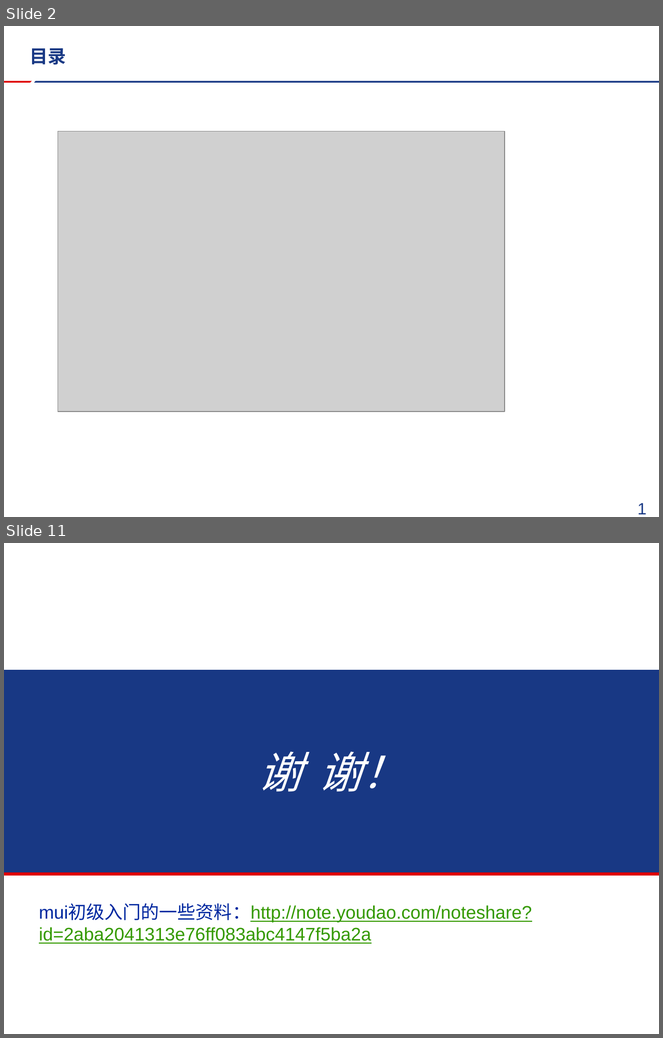
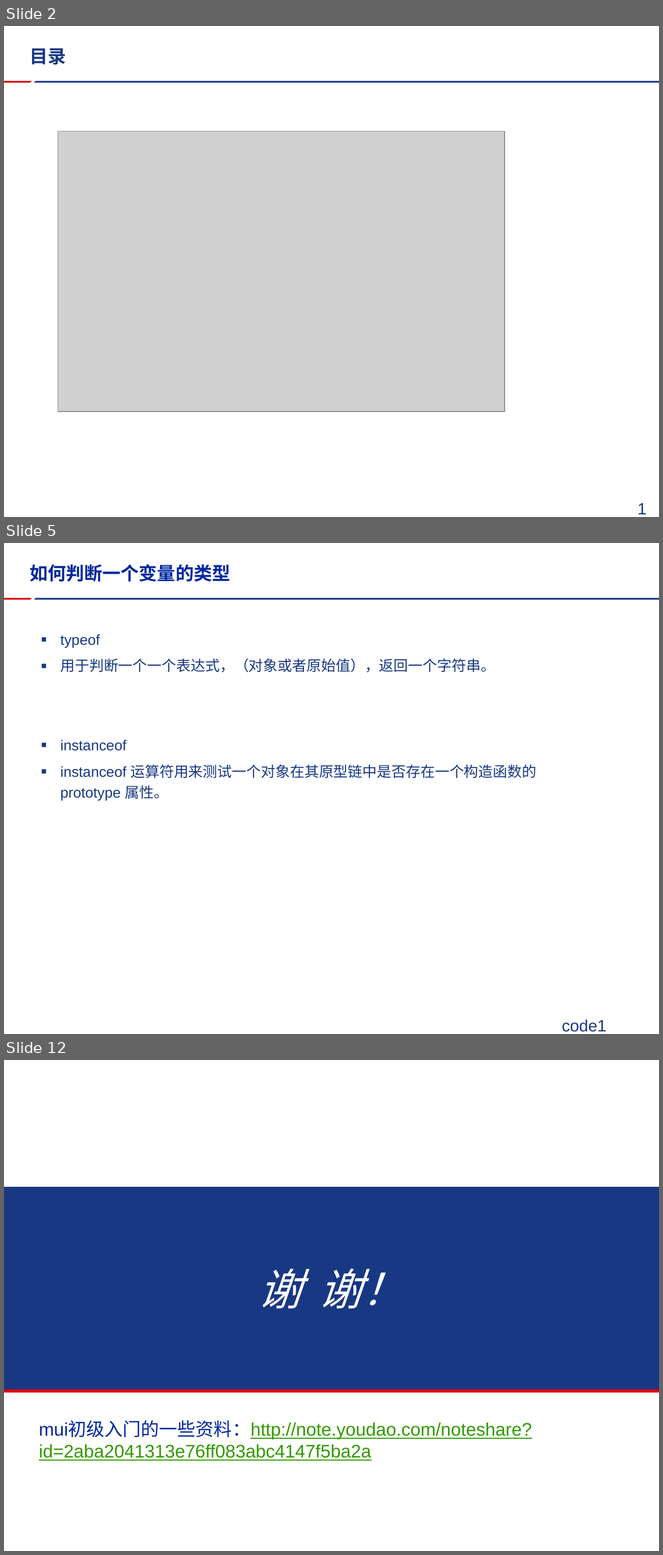
Before and after one commit to FireSmallPanda/swdt, a slide deck: javascript技术分享/mui以及推送分享.pptx. Shown one above the other, each under a label of ours: slides 2 and 11 before the commit, slides 2, 5 and 12 after it; the slides between them are not shown. The pictures are 663x1038 and 663x1555 pixels, drawn with LibreOffice and Linux fonts; fonts in the diff are those of the drawing; grey boxes stand for pictures; background and template pictures are left out. Boxes give left, top, right and bottom in pixels: in the first picture for what was removed or moved away, otherwise in the second. Text is boxed around its words. In the diff, an @@ line names an element or a change of style, - is before the commit and + after.

```diff
--- a/javascript技术分享/mui以及推送分享.pptx
+++ b/javascript技术分享/mui以及推送分享.pptx
@@ slide 5 added at <box>4,543,659,1034</box>, background #FFFFFF; not listed: 2 template elements that a slide beside it also shows @@
@@ title added at <box>30,564,231,582</box>, 20 pt, text #00279F, bold @@
+如何判断一个变量的类型
@@ text added at <box>60,634,536,800</box>, 16 pt, text #183884 @@
+▪ typeof
+▪ 用于判断一个一个表达式，（对象或者原始值），返回一个字符串。
+▪ instanceof
+▪ instanceof 运算符用来测试一个对象在其原型链中是否存在一个构造函数的 prototype 属性。
@@ text added at <box>562,1020,607,1032</box>, 18 pt, text #183884 @@
+code1
@@ what was slide 11 is now slide 12 @@
```
Also in this commit, not shown: 2 slides changed, 6 other slides added, 6 slides removed, 1 other file.
